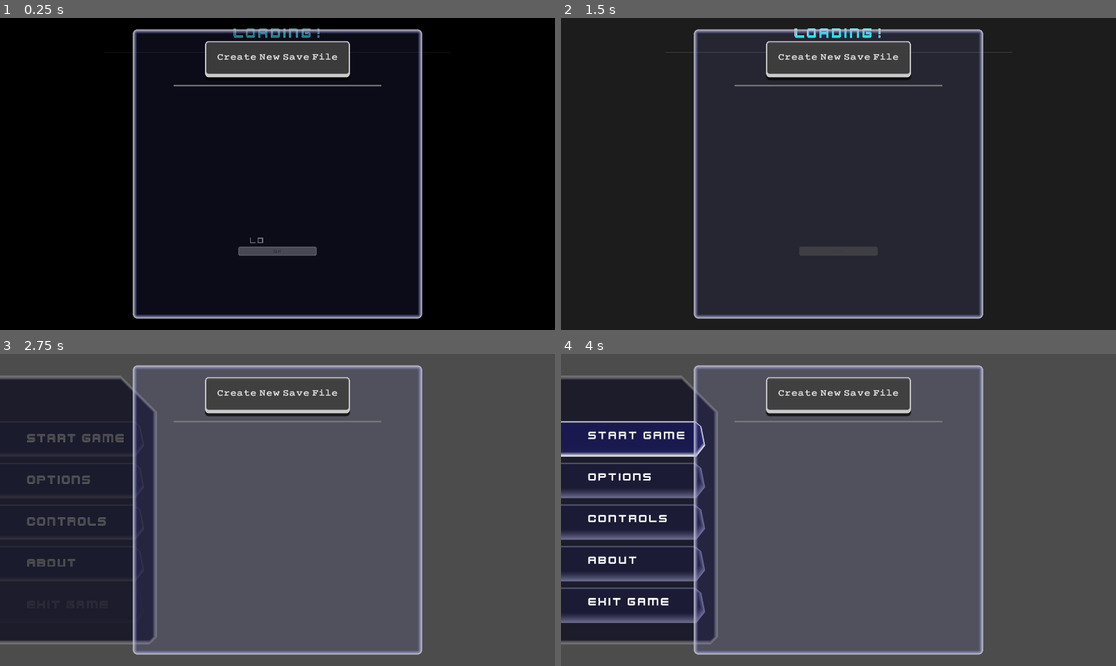
Above: before the commit, frames 1-4 (two rows, left to right).
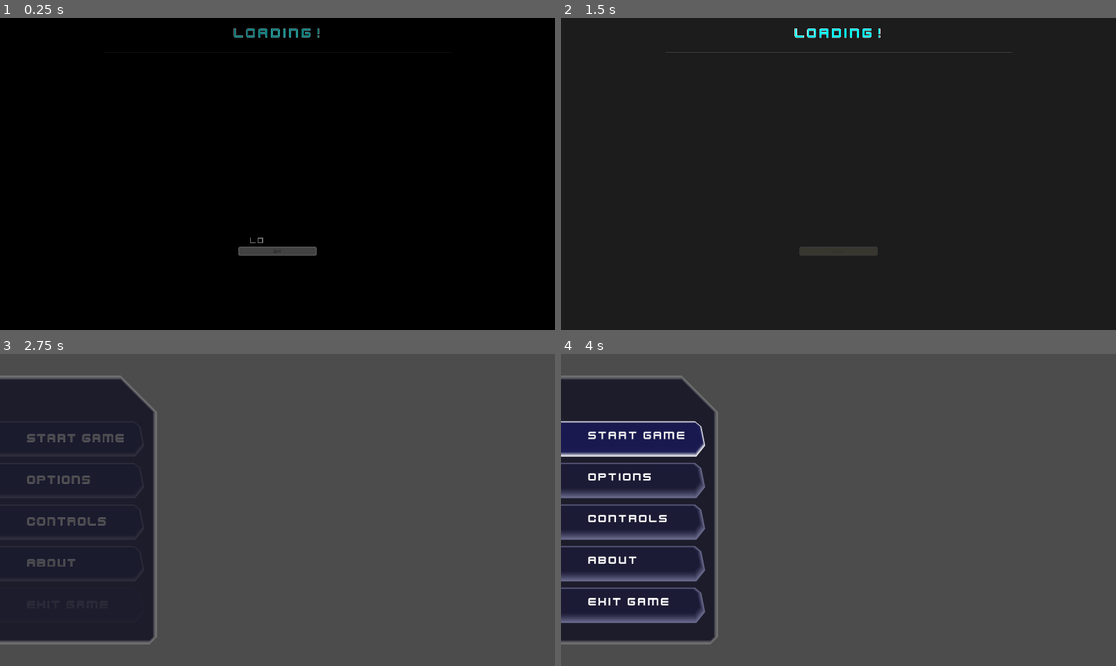
Above: after the commit, the same moments.

Repository: newwby/ddat-gpf.runtime
Game: Godot game, scene res://src/runtime/main.tscn
Two runs of this game, one before a commit and one after it. Both use one fixed random seed, a clock stepped at 60 frames per second and the inputs below.
Inputs (mouse positions are in pixels of both pictures, inside the frame that each line leads up to):
- Up to frame 1 (0.25 s): no input
- Up to frame 2 (1.5 s): tap Enter at 0.5 s; move the mouse to (960, 158) at 0.52 s; click (960, 158) at 0.67 s; click (838, 58) at 1.25 s, where only the run before the commit has a clickable "Create New Save File"
- Up to frame 3 (2.75 s): move the mouse to (166, 525) at 2.02 s; click (166, 525) at 2.17 s
- Up to frame 4 (4 s): tap Space at 2.75 s; move the mouse to (894, 441) at 2.77 s; click (894, 441) at 2.92 s; tap Enter at 3.5 s; move the mouse to (810, 572) at 3.52 s; click (810, 572) at 3.67 s

The runs differ from the first frame. In frame 1, 6.5% of the frame differs, in the area x 23-77%, y 3-97%; in frame 2, 6.4%; in frame 3, 4.2%; in frame 4, 4.1%.

Commit message:
file delete popup behaviour (exc. deleting file)
popup disables load dialog buttons correctly, opens and closes correctly, grabs ui focus correctly (cancel deletion)

Diff:
--- a/src/runtime/state_game_meta/game_file_load_dialog/game_meta_load_dialog.gd
+++ b/src/runtime/state_game_meta/game_file_load_dialog/game_meta_load_dialog.gd
@@ -16,6 +16,8 @@
 const SCRIPT_NAME := "GameMetaFileLoadDialog"
 const VERBOSE_LOGGING := true
 
+const GROUPSTRING_SAVE_FILE_ELEMENTS := "group_save_file_elements"
+
 var listed_save_file_elements := 0
 
 # when a file is flagged for deletion the save file element is stored briefly
@@ -25,12 +27,17 @@
 #
 onready var popup_animator: AnimationPlayer = $Panel/PopupAnimator
 #
+# save file info node refs
 onready var save_file_container_node: VBoxContainer =\
 		$Panel/Margin/ScrollContainer/SaveFileContainer
 onready var save_file_element_scene_default: MarginContainer =\
 		$Panel/Margin/ScrollContainer/SaveFileContainer/SaveFileElement
 onready var new_save_file_button_node =\
 		$Panel/Margin/ScrollContainer/SaveFileContainer/NewSaveFile
+# file deletion confirm popup node refs
+onready var file_delete_confirmation_popup_node = $FileDeleteConfirmationPopup
+onready var file_delete_popup_cancel_button_node =\
+		$FileDeleteConfirmationPopup/Margin/VBox/ButtonContainer/Cancel
 
 
 ##############################################################################
@@ -86,8 +93,18 @@
 func _create_new_save_file_element(arg_save_file: GameProgressFile):
 	listed_save_file_elements += 1
 	var new_save_file_element = save_file_element_scene_default.duplicate()
+	save_file_container_node.call_deferred("add_child", new_save_file_element)
+	# connect confirm button
 	new_save_file_element.connect("save_file_chosen", self, "_on_save_file_chosen")
-	save_file_container_node.call_deferred("add_child", new_save_file_element)
+	# ready for delete popup functionality
+	new_save_file_element.add_to_group(GROUPSTRING_SAVE_FILE_ELEMENTS)
+	if new_save_file_element is SaveFileElement:
+		if new_save_file_element.connect("delete_button_pressed",\
+				self, "_on_save_file_delete_request") != OK:
+					GlobalDebug.log_error(SCRIPT_NAME,
+							"_create_new_save_file_element",
+							"save file element delete did not find load dialog")
+	# sort info from save progress file
 	new_save_file_element.init_save_file_element(
 			arg_save_file,
 			listed_save_file_elements)
@@ -139,9 +156,13 @@
 
 func _on_save_file_delete_request(arg_save_file_element_ref: SaveFileElement):
 	pass
-	arg_save_file_element_ref.my_progress_file.file_path
+#	arg_save_file_element_ref.my_progress_file.file_path
+	file_delete_request = arg_save_file_element_ref
+	_disable_load_dialog_buttons(true)
+	file_delete_confirmation_popup_node.popup()
+	file_delete_popup_cancel_button_node.grab_focus()
 
-func _on_save_file_deleted():
+func _delete_save_file():
 	# block all user input whilst the file deletion process starts
 	GlobalInput.is_input_captured.set_condition(SCRIPT_NAME, true)
 
@@ -152,10 +173,27 @@
 	GlobalInput.is_input_captured.clear_condition(SCRIPT_NAME)
 
 
+func _disable_load_dialog_buttons(is_disabled: bool = true):
+	var save_file_elements =\
+			get_tree().get_nodes_in_group(GROUPSTRING_SAVE_FILE_ELEMENTS)
+	for file_element_node in save_file_elements:
+		if file_element_node is SaveFileElement:
+			file_element_node.disable_buttons(is_disabled)
+	if new_save_file_button_node != null:
+		new_save_file_button_node.disabled = is_disabled
+
+
+func _close_delete_file_popup():
+	file_delete_confirmation_popup_node.visible = false
+	# clear request
+	file_delete_request = null
+	_disable_load_dialog_buttons(false)
+
 
 func _on_delete_file_popup_confirm_pressed():
-	pass # Replace with function body.
+	_delete_save_file()
+	_close_delete_file_popup()
 
 
 func _on_delete_file_popup_cancel_pressed():
-	pass # Replace with function body.
+	_close_delete_file_popup()
--- a/src/runtime/state_game_meta/game_file_load_dialog/game_meta_load_dialog.tscn
+++ b/src/runtime/state_game_meta/game_file_load_dialog/game_meta_load_dialog.tscn
@@ -22,6 +22,7 @@
 [sub_resource type="Theme" id=1]
 
 [node name="GameFileLoadDialog" type="CenterContainer"]
+visible = false
 margin_right = 1920.0
 margin_bottom = 1080.0
 mouse_filter = 2
@@ -104,13 +105,16 @@
 margin_right = 1280.0
 margin_bottom = 644.0
 rect_min_size = Vector2( 640, 175 )
+mouse_filter = 2
 custom_styles/panel = ExtResource( 14 )
+popup_exclusive = true
 
 [node name="Margin" type="MarginContainer" parent="FileDeleteConfirmationPopup"]
 margin_left = 4.0
 margin_top = 25.0
 margin_right = 636.0
 margin_bottom = 204.0
+mouse_filter = 2
 custom_constants/margin_right = 35
 custom_constants/margin_top = 35
 custom_constants/margin_left = 35
@@ -121,6 +125,7 @@
 margin_top = 35.0
 margin_right = 597.0
 margin_bottom = 129.0
+mouse_filter = 2
 custom_constants/separation = 35
 
 [node name="ConfirmDescription" type="Label" parent="FileDeleteConfirmationPopup/Margin/VBox"]
@@ -136,6 +141,7 @@
 margin_top = 54.0
 margin_right = 506.0
 margin_bottom = 94.0
+mouse_filter = 2
 size_flags_horizontal = 4
 custom_constants/separation = 50
 
--- a/src/runtime/state_game_meta/game_file_load_dialog/save_file_ui_element.gd
+++ b/src/runtime/state_game_meta/game_file_load_dialog/save_file_ui_element.gd
@@ -47,6 +47,9 @@
 onready var file_info_default_node: HBoxContainer =\
 		$VBox/HBox/FileInfoContainer/FileInfo
 #		get_node_or_null("FileInfoContainer/FileInfo")
+# node references for buttons
+onready var load_save_button_node: Button = $VBox/HBox/LoadSaveButton
+onready var delete_save_button_node: Button = $VBox/HBox/DeleteSaveButton
 
 ##############################################################################
 
@@ -114,6 +117,8 @@
 
 ##############################################################################
 
+# public
+
 
 # try not to call this method until the save file ui element is in the tree
 # when ready to use this save file element, initialise it with this method
@@ -125,7 +130,17 @@
 #	if arg_progfile != null:
 #		_build_file_info_elements()
 
-##############################################################################
+
+func disable_buttons(is_disabled: bool = true):
+	if load_save_button_node != null:
+		load_save_button_node.disabled = is_disabled
+	if delete_save_button_node != null:
+		delete_save_button_node.disabled = is_disabled
+
+
+##############################################################################
+
+# priv
 
 
 # this method creates and structures fileInfo label pairs based on the progress
